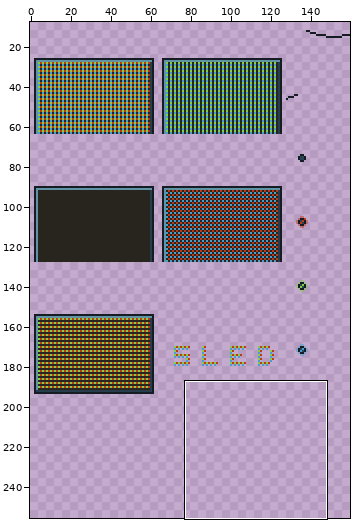
File history of a sprite sheet, ledstuff.png. The picture above shows the old version from afar; the outline marks the close-up.
Close-up. Before the edit:
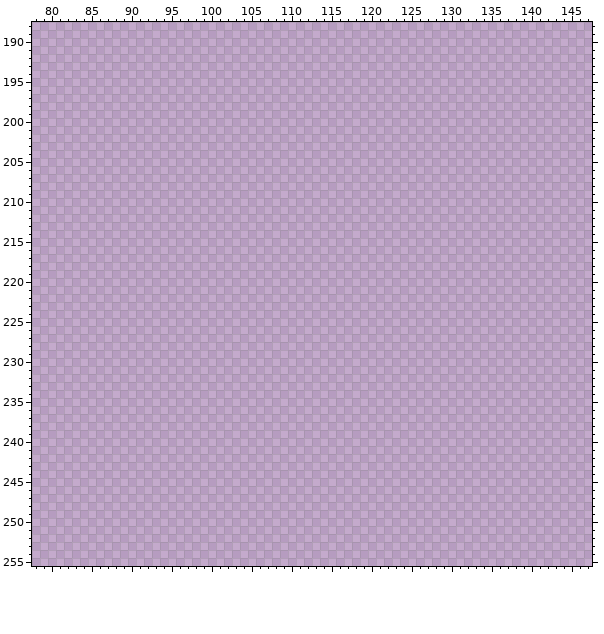
The file is 160x256 pixels. Shown: x 78..147, y 188..255. The wide view leaves out empty margins.
Once edited:
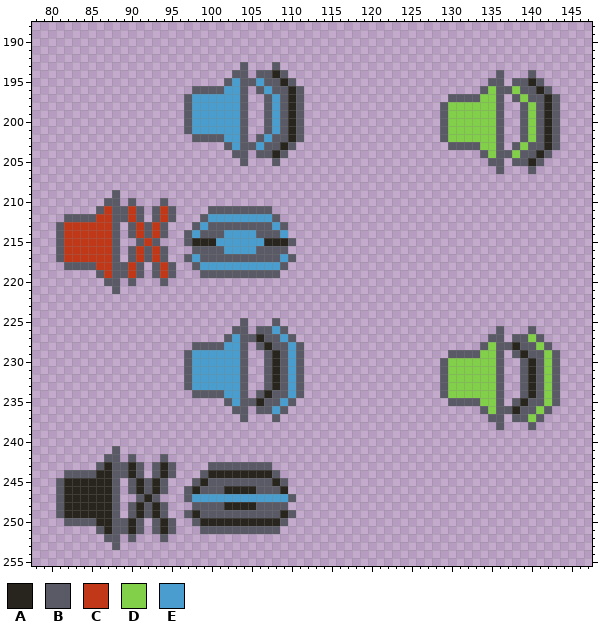
Palette (. is transparent): A #28241e  B #5a5966  C #c13819  D #82cf49  E #499ecf
From old to new:
y 193: x 104 . -> B; x 108 . -> B
y 194: x 103..104 .. -> BB; x 106..109 .... -> BBAB; x 136 . -> B; x 140 . -> B
y 195: x 102..110 ......... -> BEBBEBBAB; x 135..136 .. -> BB; x 138..141 .... -> BBAB
y 196: x 98..104 ....... -> BBBBEEB; x 106..111 ...... -> BEBBAB; x 134..142 ......... -> BDBBDBBAB
y 197: x 97..104 ........ -> BEEEEEEB; x 107..111 ..... -> BEBAB; x 130..136 ....... -> BBBBDDB; x 138..143 ...... -> BDBBAB
y 198..201: x 97..104 ........ -> BEEEEEEB; x 107..111 ..... -> BEBAB; x 129..136 ........ -> BDDDDDDB; x 139..143 ..... -> BDBAB
y 202: x 98..104 ....... -> BBBBEEB; x 106..111 ...... -> BEBBAB; x 129..136 ........ -> BDDDDDDB; x 139..143 ..... -> BDBAB
y 203: x 102..110 ......... -> BEBBEBBAB; x 130..136 ....... -> BBBBDDB; x 138..143 ...... -> BDBBAB
y 204: x 103..104 .. -> BB; x 106..109 .... -> BBAB; x 134..142 ......... -> BDBBDBBAB
y 205: x 104 . -> B; x 108 . -> B; x 135..136 .. -> BB; x 138..141 .... -> BBAB
y 206: x 136 . -> B; x 140 . -> B
y 209: x 88 . -> B
y 210: x 87..88 .. -> BB; x 90 . -> B; x 94 . -> B
y 211: x 86..91 ...... -> BCBBCB; x 93..95 ... -> BCB; x 100..107 ........ -> BBBBBBBB
y 212: x 82..91 .......... -> BBBBCCBBCB; x 93..95 ... -> BCB; x 99..108 .......... -> BEEEEEEEEB
y 213: x 81..88 ........ -> BCCCCCCB; x 90..94 ..... -> BCBCB; x 98..109 ............ -> BEBBBBBBBBEB
y 214: x 81..88 ........ -> BCCCCCCB; x 90..94 ..... -> BCBCB; x 97..109 ............. -> BEBBBEEEEBBBE
y 215: x 81..88 ........ -> BCCCCCCB; x 91..93 ... -> BCB; x 97..110 .............. -> BAAAEEEEEEAAAB
y 216: x 81..88 ........ -> BCCCCCCB; x 90..94 ..... -> BCBCB; x 98..109 ............ -> BBBBEEEEBBBB
y 217: x 81..88 ........ -> BCCCCCCB; x 90..94 ..... -> BCBCB; x 97..110 .............. -> BEBBBBBBBBBBEB
y 218: x 82..91 .......... -> BBBBCCBBCB; x 93..95 ... -> BCB; x 98..109 ............ -> BEEEEEEEEEEB
y 219: x 86..91 ...... -> BCBBCB; x 93..95 ... -> BCB; x 99..108 .......... -> BBBBBBBBBB
y 220: x 87..88 .. -> BB; x 90 . -> B; x 94 . -> B
y 221: x 88 . -> B
y 225: x 104 . -> B; x 108 . -> B
y 226: x 103..104 .. -> BB; x 106..109 .... -> BBEB; x 136 . -> B; x 140 . -> B
y 227: x 102..110 ......... -> BEBBABBEB; x 135..136 .. -> BB; x 138..141 .... -> BBDB
y 228: x 98..104 ....... -> BBBBEEB; x 106..111 ...... -> BABBEB; x 134..142 ......... -> BDBBABBDB
y 229: x 97..104 ........ -> BEEEEEEB; x 107..111 ..... -> BABEB; x 130..136 ....... -> BBBBDDB; x 138..143 ...... -> BABBDB
y 230..233: x 97..104 ........ -> BEEEEEEB; x 107..111 ..... -> BABEB; x 129..136 ........ -> BDDDDDDB; x 139..143 ..... -> BABDB
y 234: x 98..104 ....... -> BBBBEEB; x 106..111 ...... -> BABBEB; x 129..136 ........ -> BDDDDDDB; x 139..143 ..... -> BABDB
y 235: x 102..110 ......... -> BEBBABBEB; x 130..136 ....... -> BBBBDDB; x 138..143 ...... -> BABBDB
y 236: x 103..104 .. -> BB; x 106..109 .... -> BBEB; x 134..142 ......... -> BDBBABBDB
y 237: x 104 . -> B; x 108 . -> B; x 135..136 .. -> BB; x 138..141 .... -> BBDB
y 238: x 136 . -> B; x 140 . -> B
y 241: x 88 . -> B
y 242: x 87..88 .. -> BB; x 90 . -> B; x 94 . -> B
y 243: x 86..91 ...... -> BABBAB; x 93..95 ... -> BAB; x 100..107 ........ -> BBBBBBBB
y 244: x 82..91 .......... -> BBBBAABBAB; x 93..95 ... -> BAB; x 99..108 .......... -> BAAAAAAAAB
y 245: x 81..88 ........ -> BAAAAAAB; x 90..94 ..... -> BABAB; x 98..109 ............ -> BABBBBBBBBAB
y 246: x 81..88 ........ -> BAAAAAAB; x 90..94 ..... -> BABAB; x 97..109 ............. -> BABBBAAAABBBA
y 247: x 81..88 ........ -> BAAAAAAB; x 91..93 ... -> BAB; x 97..110 .............. -> BEEEEEEEEEEEEB
y 248: x 81..88 ........ -> BAAAAAAB; x 90..94 ..... -> BABAB; x 98..109 ............ -> BBBBAAAABBBB
y 249: x 81..88 ........ -> BAAAAAAB; x 90..94 ..... -> BABAB; x 97..110 .............. -> BABBBBBBBBBBAB
y 250: x 82..91 .......... -> BBBBAABBAB; x 93..95 ... -> BAB; x 98..109 ............ -> BAAAAAAAAAAB
y 251: x 86..91 ...... -> BABBAB; x 93..95 ... -> BAB; x 99..108 .......... -> BBBBBBBBBB
y 252: x 87..88 .. -> BB; x 90 . -> B; x 94 . -> B
y 253: x 88 . -> B
Boxes around the changes in both close-ups, in picture pixels (x1, y1, x2, y2):
added: (184, 62, 304, 166)
added: (440, 70, 560, 174)
added: (56, 190, 296, 294)
added: (184, 318, 304, 422)
added: (440, 326, 560, 430)
added: (56, 446, 296, 550)
